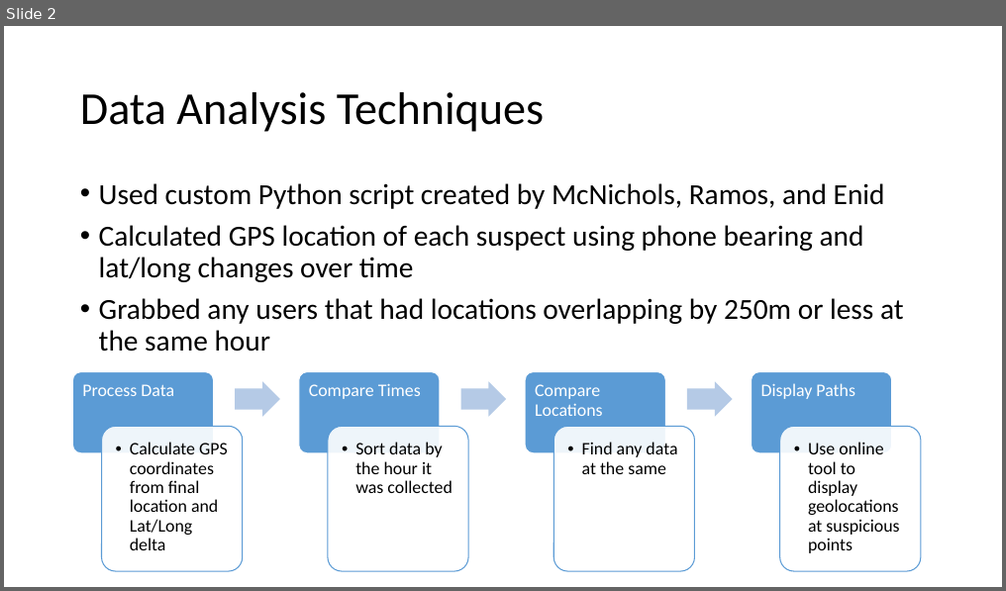
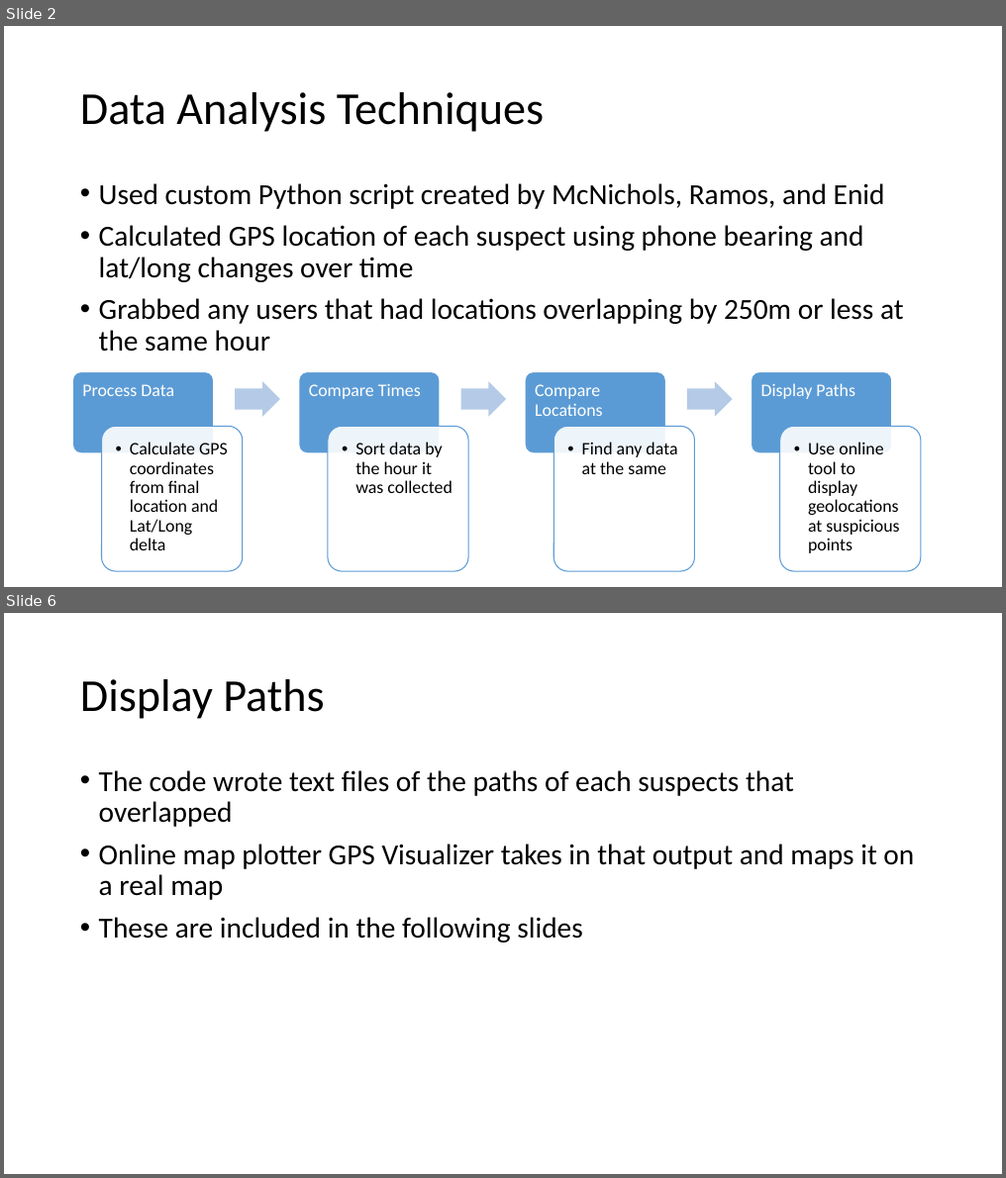
Before and after one commit to ian-mcnichols/CS_480, a slide deck: 480_HW1.pptx. Shown one above the other, each under a label of ours: slide 2 before the commit, slides 2 and 6 after it; the slides between them are not shown. The pictures are 1006x591 and 1006x1178 pixels, drawn with LibreOffice and Linux fonts; fonts in the diff are those of the drawing. Boxes give left, top, right and bottom in pixels: in the first picture for what was removed or moved away, otherwise in the second. Text is boxed around its words. In the diff, an @@ line names an element or a change of style, - is before the commit and + after.

```diff
--- a/480_HW1.pptx
+++ b/480_HW1.pptx
@@ slide 6 added at (4, 613, 1002, 1174), background #FFFFFF @@
@@ title added at (80, 679, 324, 719), 44 pt, text #000000 @@
+Display Paths
@@ text added at (99, 770, 914, 943), 28 pt, text #000000 @@
+• The code wrote text files of the paths of each suspects that overlapped
+• Online map plotter GPS Visualizer takes in that output and maps it on a real map
+• These are included in the following slides
```
Also in this commit, not shown: 6 other slides added.
